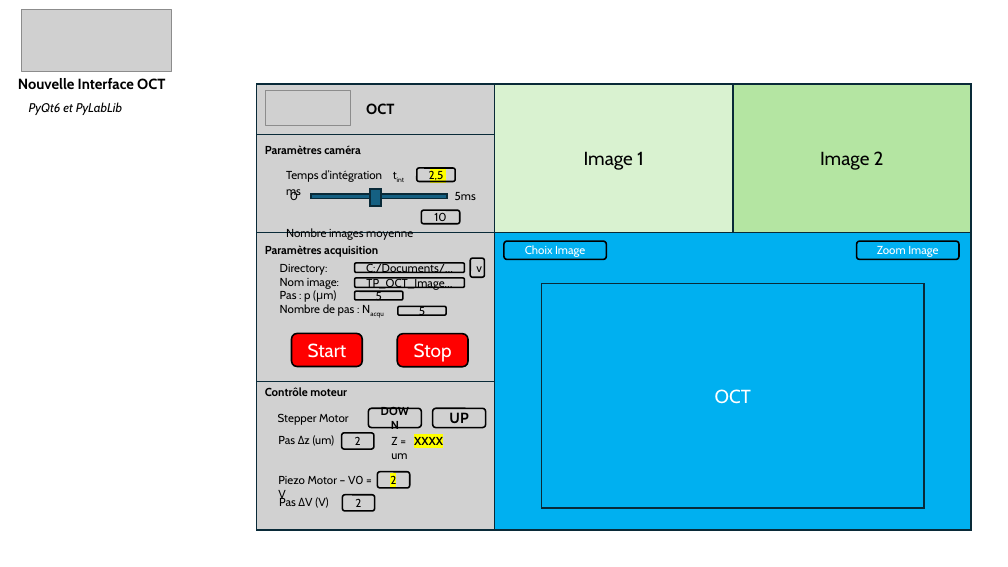
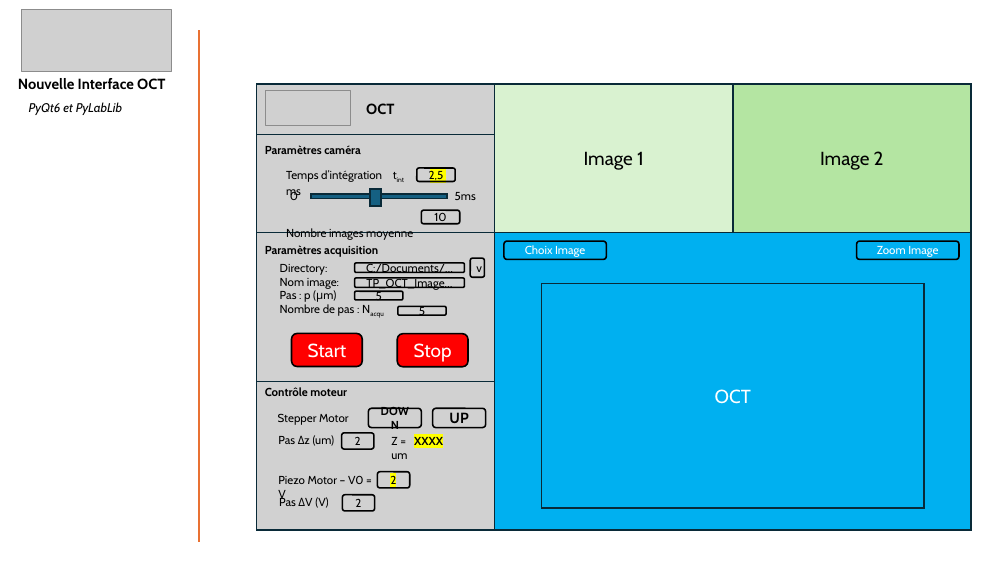
Before and after one commit to IOGS-LEnsE-ressources/camera-gui, a slide deck: slide 2 of applis/OCT/OCT_new_version.pptx (slide 1 before the commit). Drawn at 1008x567 pixels with LibreOffice and Linux fonts; fonts in the diff are those of the drawing; grey boxes stand for pictures. Boxes give left, top, right and bottom in pixels: in the first picture for what was removed or moved away, otherwise in the second. Text is boxed around its words. In the diff, an @@ line names an element or a change of style, - is before the commit and + after.

```diff
--- a/applis/OCT/OCT_new_version.pptx
+++ b/applis/OCT/OCT_new_version.pptx
@@ line added from (199, 30) to (199, 542), #E97132 1.5 pt @@
```
Also in this commit, not shown: 3 other slides changed, 2 slides added, 2 other files.
